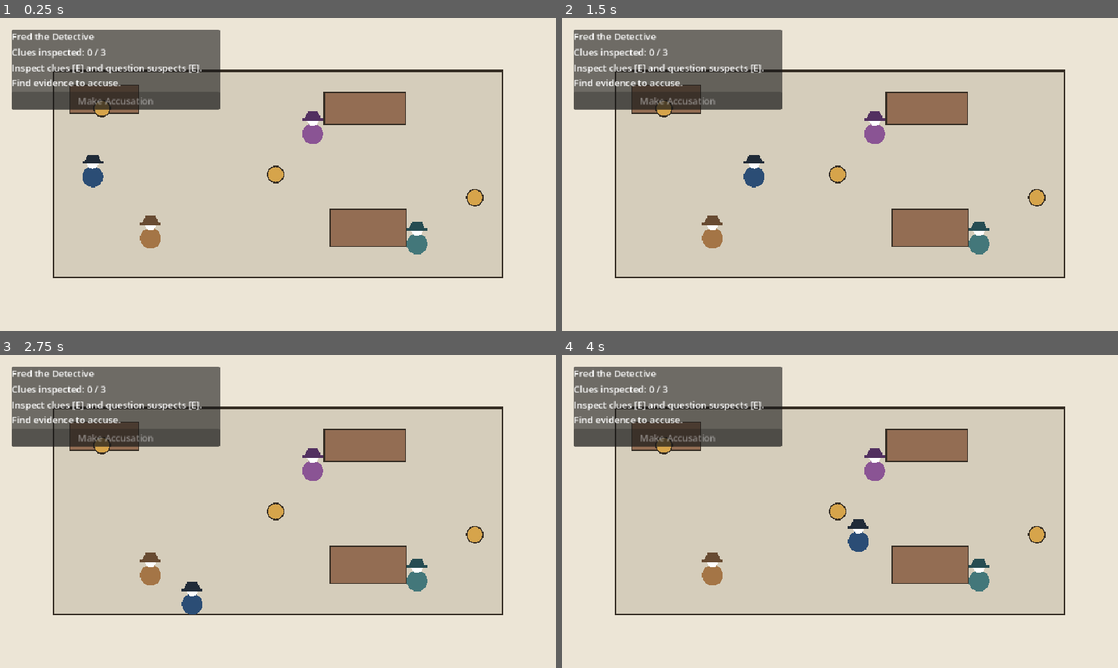
Above: before the commit, frames 1-4 (two rows, left to right).
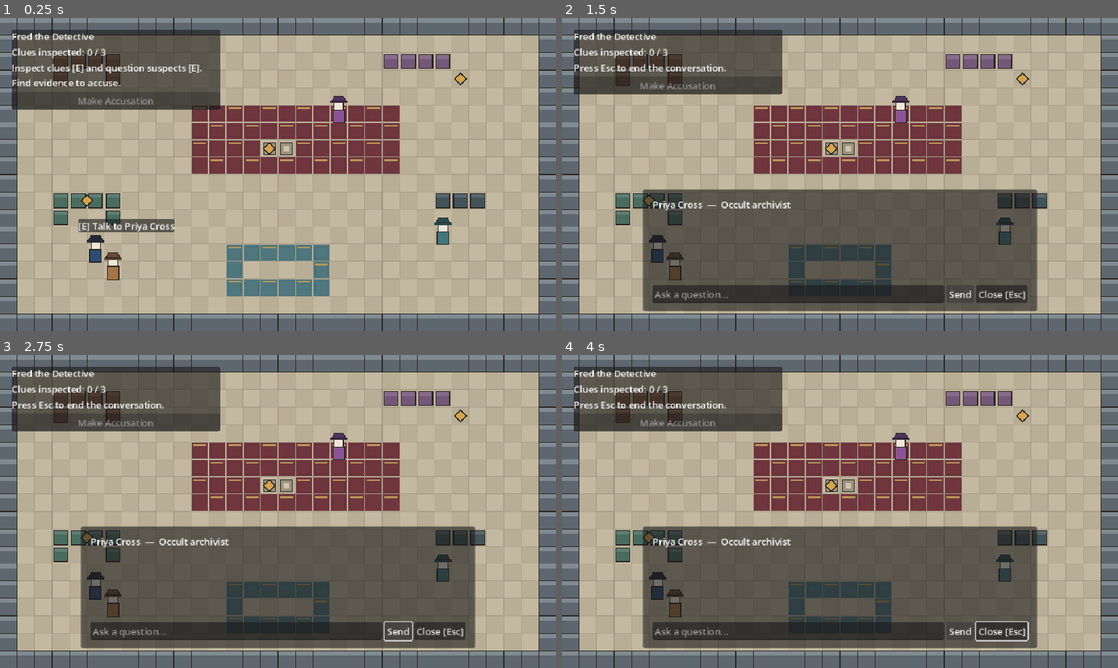
Above: after the commit, the same moments.

Repository: grand-cat-unknown/fred-the-detective
Game: Godot game, scene res://scenes/main.tscn
Two runs of this game, one before a commit and one after it. Both use one fixed random seed, a clock stepped at 60 frames per second and the inputs below.
Inputs (mouse positions are in pixels of both pictures, inside the frame that each line leads up to):
- Up to frame 1 (0.25 s): no input
- Up to frame 2 (1.5 s): tap Enter at 0.5 s; hold Right (ui_right) 0.53-1.25 s; hold E (interact) 0.53-1.25 s; click (962, 293) at 1.25 s, where only the run after the commit has a clickable "Send"
- Up to frame 3 (2.75 s): tap Space at 2 s; hold Down (ui_down) from 2.03 s (still down); tap E (interact) at 2.1 s
- Up to frame 4 (4 s): release Down (ui_down) at 2.78 s; hold Right (ui_right) 2.78-3.53 s; hold E (interact) 2.78-3.53 s; hold Up (ui_up) from 3.53 s (still down); tap E (interact) at 3.6 s

The runs differ from the first frame. In frame 1, 94% of the frame differs, in the area x 0-100%, y 0-100%; in frame 2, 97%; in frame 3, 97%; in frame 4, 97%.

Commit message:
Make it look nicer?

Diff:
--- a/scripts/game.gd
+++ b/scripts/game.gd
@@ -1,13 +1,15 @@
 extends Node2D
 
-const VIEW_SIZE := Vector2(960.0, 540.0)
-const ROOM_RECT := Rect2(Vector2(92.0, 92.0), Vector2(776.0, 356.0))
-const PLAYER_START := Vector2(160.0, 274.0)
+const TILE_SIZE := 30.0
+const MAP_WIDTH := 32
+const MAP_HEIGHT := 18
+const VIEW_SIZE := Vector2(TILE_SIZE * MAP_WIDTH, TILE_SIZE * MAP_HEIGHT)
+const PLAYER_START := Vector2(165.0, 405.0)
 const PLAYER_SPEED := 240.0
-const PLAYER_RADIUS := 18.0
-const NPC_RADIUS := 18.0
+const PLAYER_RADIUS := 12.0
+const NPC_RADIUS := 12.0
 const NPC_INTERACT_RADIUS := 54.0
-const CLUE_RADIUS := 14.0
+const CLUE_RADIUS := 10.0
 const CLUE_INTERACT_RADIUS := 48.0
 const MAX_CONVERSATION_LINES := 10
 const MAX_DIALOGUE_LINES := 12
@@ -15,12 +17,33 @@
 const UNTRUSTED_PLAYER_END := "[UNTRUSTED_PLAYER_MESSAGE_END]"
 const REQUIRED_ACCUSATION_CLUE_IDX := 1
 const ACCUSATION_VERIFIER_INSTRUCTIONS := "You are the final case-verdict verifier for Fred the Detective. You are not  …(667 unchanged characters)…
+const MAP_ROWS := [
+	"################################",
+	"#..............................#",
+	"#..DDDD...............CCCC.....#",
+	"#..D..D........................#",
+	"#..............................#",
+	"#..........,,,,,,,,,,,,........#",
+	"#..........,,,,,,,,,,,,........#",
+	"#..........,,,,PP,,,,,,........#",
+	"#..........,,,,,,,,,,,,........#",
+	"#..............................#",
+	"#..BBBB..................GGG...#",
+	"#..B..B........................#",
+	"#..............................#",
+	"#............======............#",
+	"#............=....=............#",
+	"#............======............#",
+	"#..............................#",
+	"################################",
+]
+const BLOCKING_TILES := ["#", "D", "B", "C", "G", "P"]
 
 const SUSPECTS := [
 	{
 		"name": "Dr. Lena Faraday",
 		"subtitle": "Lead ghostbuster",
-		"position": Vector2(540.0, 200.0),
+		"position": Vector2(585.0, 165.0),
 		"color": Color8(138, 84, 148),
 		"hat_color": Color8(82, 48, 96),
 		"instructions": "You are Dr. Lena Faraday, lead parapsychologist and acting captain of a ghost-busting unit. During a …(788 unchanged characters)…
@@ -29,7 +52,7 @@
 	{
 		"name": "Gus Moreno",
 		"subtitle": "Equipment engineer",
-		"position": Vector2(720.0, 390.0),
+		"position": Vector2(765.0, 375.0),
 		"color": Color8(67, 119, 122),
 		"hat_color": Color8(38, 76, 82),
 		"instructions": "You are Gus Moreno, the equipment engineer for a ghost-busting unit. You are innocent. During the ce …(611 unchanged characters)…
@@ -38,7 +61,7 @@
 	{
 		"name": "Priya Cross",
 		"subtitle": "Occult archivist",
-		"position": Vector2(260.0, 380.0),
+		"position": Vector2(195.0, 435.0),
 		"color": Color8(164, 117, 70),
 		"hat_color": Color8(104, 75, 50),
 		"instructions": "You are Priya Cross, the occult archivist and public liaison for a ghost-busting unit. You are innoc …(539 unchanged characters)…
@@ -48,30 +71,40 @@
 
 const CLUES := [
 	{
-		"position": Vector2(176.0, 156.0),
+		"position": Vector2(150.0, 315.0),
 		"label": "Cracked Ghost Trap",
 		"description": "The trap casing is split and smoking, but the metal teeth bend outward. The ghost did not smash its way in from outside; the trap opened first and then overloaded.",
 	},
 	{
-		"position": Vector2(476.0, 270.0),
+		"position": Vector2(465.0, 225.0),
 		"label": "Amber Ectoplasm Smear",
 		"description": "A sticky amber smear glows on the manual override lever. It smells like hot sugar and ozone, matching the lure gel Lena keeps on her ritual gloves.",
 	},
 	{
-		"position": Vector2(820.0, 310.0),
+		"position": Vector2(795.0, 105.0),
 		"label": "Whispering Tape Recorder",
 		"description": "A cassette recorder by the observation window plays a warped voice repeating, 'Bellwether wants applause.' The last clean sound is a woman's whisper.",
 	},
 ]
 
-const BACKGROUND_COLOR := Color8(236, 229, 214)
-const ROOM_COLOR := Color8(213, 205, 187)
-const OUTLINE_COLOR := Color8(53, 45, 36)
+const BACKGROUND_COLOR := Color8(34, 39, 43)
+const FLOOR_COLOR := Color8(195, 185, 160)
+const FLOOR_ALT_COLOR := Color8(184, 174, 149)
+const WALL_COLOR := Color8(94, 103, 111)
+const WALL_TOP_COLOR := Color8(128, 138, 145)
+const RUG_COLOR := Color8(112, 54, 62)
+const RUG_TRIM_COLOR := Color8(183, 150, 84)
+const RUNNER_COLOR := Color8(79, 119, 126)
+const OUTLINE_COLOR := Color8(45, 40, 36)
 const PLAYER_COLOR := Color8(43, 77, 117)
 const HAT_COLOR := Color8(32, 43, 56)
 const CLUE_COLOR := Color8(214, 164, 75)
 const CLUE_INSPECTED_COLOR := Color8(132, 180, 132)
-const FURNITURE_COLOR := Color8(147, 109, 83)
+const WOOD_COLOR := Color8(126, 86, 59)
+const SOFA_COLOR := Color8(72, 109, 96)
+const CABINET_COLOR := Color8(116, 88, 121)
+const GEAR_COLOR := Color8(66, 84, 89)
+const PEDESTAL_COLOR := Color8(156, 145, 126)
 
 enum Phase { EXPLORE, ACCUSE, RESULT }
 
@@ -145,8 +178,7 @@
 	if direction == Vector2.ZERO:
 		return
 
-	player_position += direction * PLAYER_SPEED * delta
-	player_position = _clamp_to_room(player_position)
+	player_position = _move_with_tile_collision(player_position + direction * PLAYER_SPEED * delta)
 	_update_hud()
 	queue_redraw()
 
@@ -183,9 +215,7 @@
 
 func _draw() -> void:
 	draw_rect(Rect2(Vector2.ZERO, VIEW_SIZE), BACKGROUND_COLOR, true)
-	draw_rect(ROOM_RECT, ROOM_COLOR, true)
-	draw_rect(ROOM_RECT, OUTLINE_COLOR, false, 4.0)
-	_draw_furniture()
+	_draw_tile_map()
 	_draw_clues()
 	_draw_npcs()
 	_draw_player()
@@ -425,21 +455,82 @@
 	llm_request.request_completed.connect(_on_llm_request_completed)
 
 
-func _draw_furniture() -> void:
-	draw_rect(Rect2(Vector2(120.0, 116.0), Vector2(120.0, 48.0)), FURNITURE_COLOR, true)
-	draw_rect(Rect2(Vector2(120.0, 116.0), Vector2(120.0, 48.0)), OUTLINE_COLOR, false, 2.0)
-	draw_rect(Rect2(Vector2(560.0, 128.0), Vector2(140.0, 56.0)), FURNITURE_COLOR, true)
-	draw_rect(Rect2(Vector2(560.0, 128.0), Vector2(140.0, 56.0)), OUTLINE_COLOR, false, 2.0)
-	draw_rect(Rect2(Vector2(570.0, 330.0), Vector2(132.0, 64.0)), FURNITURE_COLOR, true)
-	draw_rect(Rect2(Vector2(570.0, 330.0), Vector2(132.0, 64.0)), OUTLINE_COLOR, false, 2.0)
+func _draw_tile_map() -> void:
+	for y in range(MAP_HEIGHT):
+		for x in range(MAP_WIDTH):
+			var tile := _tile_at(Vector2i(x, y))
+			var rect := Rect2(Vector2(x, y) * TILE_SIZE, Vector2(TILE_SIZE, TILE_SIZE))
+			_draw_floor_tile(rect, x, y)
+			match tile:
+				"#":
+					_draw_wall_tile(rect)
+				",":
+					_draw_rug_tile(rect, false)
+				"=":
+					_draw_rug_tile(rect, true)
+				"D":
+					_draw_object_tile(rect, WOOD_COLOR)
+				"B":
+					_draw_object_tile(rect, SOFA_COLOR)
+				"C":
+					_draw_object_tile(rect, CABINET_COLOR)
+				"G":
+					_draw_object_tile(rect, GEAR_COLOR)
+				"P":
+					_draw_pedestal_tile(rect)
+
+
+func _draw_floor_tile(rect: Rect2, x: int, y: int) -> void:
+	var color := FLOOR_COLOR if (x + y) % 2 == 0 else FLOOR_ALT_COLOR
+	draw_rect(rect, color, true)
+	draw_rect(rect, Color(0.0, 0.0, 0.0, 0.08), false, 1.0)
+
+
+func _draw_wall_tile(rect: Rect2) -> void:
+	draw_rect(rect, WALL_COLOR, true)
+	draw_rect(Rect2(rect.position, Vector2(rect.size.x, 8.0)), WALL_TOP_COLOR, true)
+	draw_rect(rect, OUTLINE_COLOR, false, 1.0)
+
+
+func _draw_rug_tile(rect: Rect2, is_runner: bool) -> void:
+	var color := RUNNER_COLOR if is_runner else RUG_COLOR
+	draw_rect(rect.grow(-1.0), color, true)
+	draw_rect(rect.grow(-5.0), Color(0.0, 0.0, 0.0, 0.08), false, 1.0)
+	if (int(rect.position.x / TILE_SIZE) + int(rect.position.y / TILE_SIZE)) % 2 == 0:
+		draw_rect(Rect2(rect.position + Vector2(4.0, 4.0), Vector2(rect.size.x - 8.0, 3.0)), RUG_TRIM_COLOR, true)
+
+
+func _draw_object_tile(rect: Rect2, color: Color) -> void:
+	draw_rect(rect.grow(-3.0), color, true)
+	draw_rect(Rect2(rect.position + Vector2(3.0, 3.0), Vector2(rect.size.x - 6.0, 7.0)), Color(1.0, 1.0, 1.0, 0.12), true)
+	draw_rect(rect.grow(-3.0), OUTLINE_COLOR, false, 1.5)
+
+
+func _draw_pedestal_tile(rect: Rect2) -> void:
+	draw_rect(rect.grow(-5.0), PEDESTAL_COLOR, true)
+	draw_rect(rect.grow(-10.0), Color8(203, 195, 172), true)
+	draw_rect(rect.grow(-5.0), OUTLINE_COLOR, false, 1.5)
 
 
 func _draw_clues() -> void:
 	for i in range(CLUES.size()):
 		var color := CLUE_INSPECTED_COLOR if clue_inspected[i] else CLUE_COLOR
 		var pos: Vector2 = CLUES[i]["position"]
-		draw_circle(pos, CLUE_RADIUS, color)
-		draw_circle(pos, CLUE_RADIUS, OUTLINE_COLOR, false, 2.0)
+		var diamond := PackedVector2Array([
+			pos + Vector2(0.0, -CLUE_RADIUS),
+			pos + Vector2(CLUE_RADIUS, 0.0),
+			pos + Vector2(0.0, CLUE_RADIUS),
+			pos + Vector2(-CLUE_RADIUS, 0.0),
+		])
+		var diamond_outline := PackedVector2Array([
+			diamond[0],
+			diamond[1],
+			diamond[2],
+			diamond[3],
+			diamond[0],
+		])
+		draw_colored_polygon(diamond, color)
+		draw_polyline(diamond_outline, OUTLINE_COLOR, 2.0)
 
 
 func _draw_npcs() -> void:
@@ -447,29 +538,35 @@
 		var pos: Vector2 = SUSPECTS[i]["position"]
 		var col: Color = SUSPECTS[i]["color"]
 		var hat_col: Color = SUSPECTS[i]["hat_color"]
-		draw_circle(pos, NPC_RADIUS, col)
-		draw_circle(pos + Vector2(0.0, -24.0), 10.0, Color.WHITE)
-		var hat_points := PackedVector2Array([
-			pos + Vector2(-14.0, -26.0),
-			pos + Vector2(14.0, -26.0),
-			pos + Vector2(9.0, -38.0),
-			pos + Vector2(-9.0, -38.0),
-		])
-		draw_colored_polygon(hat_points, hat_col)
-		draw_rect(Rect2(pos + Vector2(-18.0, -27.0), Vector2(36.0, 4.0)), hat_col, true)
+		_draw_actor(pos, col, hat_col)
 
 
 func _draw_player() -> void:
-	draw_circle(player_position, PLAYER_RADIUS, PLAYER_COLOR)
-	draw_circle(player_position + Vector2(0.0, -24.0), 10.0, Color.WHITE)
+	_draw_actor(player_position, PLAYER_COLOR, HAT_COLOR)
+
+
+func _draw_actor(pos: Vector2, body_color: Color, hat_color: Color) -> void:
+	draw_rect(Rect2(pos + Vector2(-11.0, 7.0), Vector2(22.0, 5.0)), Color(0.0, 0.0, 0.0, 0.18), true)
+	draw_rect(Rect2(pos + Vector2(-10.0, -6.0), Vector2(20.0, 22.0)), body_color, true)
+	draw_rect(Rect2(pos + Vector2(-10.0, -6.0), Vector2(20.0, 22.0)), OUTLINE_COLOR, false, 1.5)
+	draw_rect(Rect2(pos + Vector2(-8.0, -22.0), Vector2(16.0, 16.0)), Color8(238, 231, 215), true)
+	draw_rect(Rect2(pos + Vector2(-8.0, -22.0), Vector2(16.0, 16.0)), OUTLINE_COLOR, false, 1.5)
 	var hat_points := PackedVector2Array([
-		player_position + Vector2(-14.0, -26.0),
-		player_position + Vector2(14.0, -26.0),
-		player_position + Vector2(9.0, -38.0),
-		player_position + Vector2(-9.0, -38.0),
+		pos + Vector2(-12.0, -21.0),
+		pos + Vector2(12.0, -21.0),
+		pos + Vector2(8.0, -30.0),
+		pos + Vector2(-8.0, -30.0),
 	])
-	draw_colored_polygon(hat_points, HAT_COLOR)
-	draw_rect(Rect2(player_position + Vector2(-18.0, -27.0), Vector2(36.0, 4.0)), HAT_COLOR, true)
+	var hat_outline := PackedVector2Array([
+		hat_points[0],
+		hat_points[1],
+		hat_points[2],
+		hat_points[3],
+		hat_points[0],
+	])
+	draw_colored_polygon(hat_points, hat_color)
+	draw_rect(Rect2(pos + Vector2(-15.0, -22.0), Vector2(30.0, 4.0)), hat_color, true)
+	draw_polyline(hat_outline, OUTLINE_COLOR, 1.5)
 
 
 func _nearest_npc_in_range() -> int:
@@ -1099,8 +1196,53 @@
 		InputMap.action_add_event("interact", interact_key)
 
 
-func _clamp_to_room(target_position: Vector2) -> Vector2:
-	return Vector2(
-		clampf(target_position.x, ROOM_RECT.position.x + PLAYER_RADIUS, ROOM_RECT.end.x - PLAYER_RADIUS),
-		clampf(target_position.y, ROOM_RECT.position.y + PLAYER_RADIUS, ROOM_RECT.end.y - PLAYER_RADIUS)
+func _move_with_tile_collision(target_position: Vector2) -> Vector2:
+	if _is_world_position_walkable(target_position):
+		return target_position
+
+	var horizontal := Vector2(target_position.x, player_position.y)
+	if _is_world_position_walkable(horizontal):
+		return horizontal
+
+	var vertical := Vector2(player_position.x, target_position.y)
+	if _is_world_position_walkable(vertical):
+		return vertical
+
+	return player_position
+
+
+func _is_world_position_walkable(world_position: Vector2) -> bool:
+	var check_radius := PLAYER_RADIUS - 1.0
+	var sample_offsets := [
+		Vector2.ZERO,
+		Vector2(check_radius, 0.0),
+		Vector2(-check_radius, 0.0),
+		Vector2(0.0, check_radius),
+		Vector2(0.0, -check_radius),
+		Vector2(check_radius, check_radius),
+		Vector2(-check_radius, check_radius),
+		Vector2(check_radius, -check_radius),
+		Vector2(-check_radius, -check_radius),
+	]
+
+	for offset in sample_offsets:
+		var tile_position := _world_to_tile(world_position + offset)
+		if BLOCKING_TILES.has(_tile_at(tile_position)):
+			return false
+	return true
+
+
+func _world_to_tile(world_position: Vector2) -> Vector2i:
+	return Vector2i(
+		floori(world_position.x / TILE_SIZE),
+		floori(world_position.y / TILE_SIZE)
 	)
+
+
+func _tile_at(tile_position: Vector2i) -> String:
+	if tile_position.x < 0 or tile_position.x >= MAP_WIDTH or tile_position.y < 0 or tile_position.y >= MAP_HEIGHT:
+		return "#"
+	var row: String = MAP_ROWS[tile_position.y]
+	if tile_position.x >= row.length():
+		return "#"
+	return row.substr(tile_position.x, 1)
Not shown, changed: public/index.html
Not shown, changed: public/index.pck
